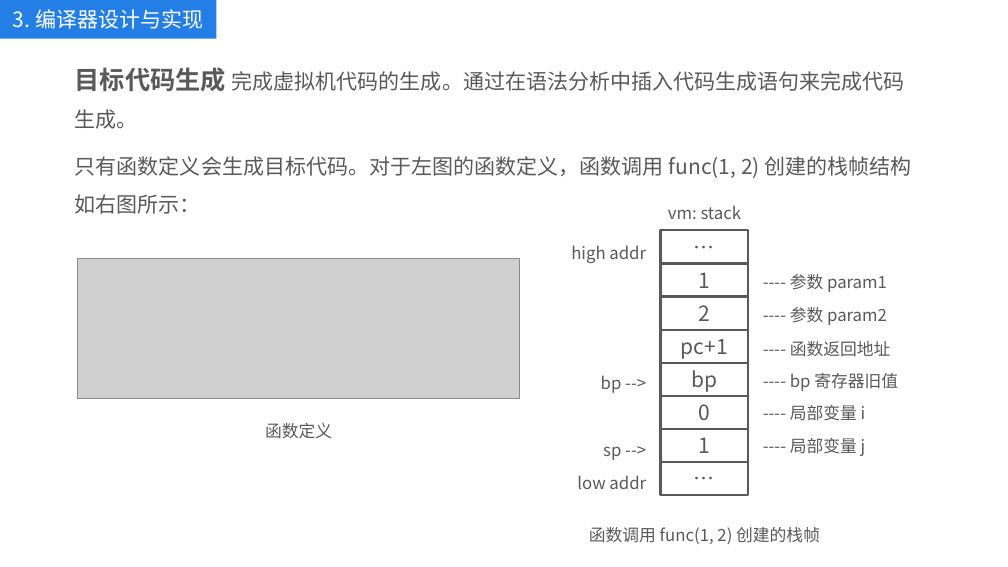
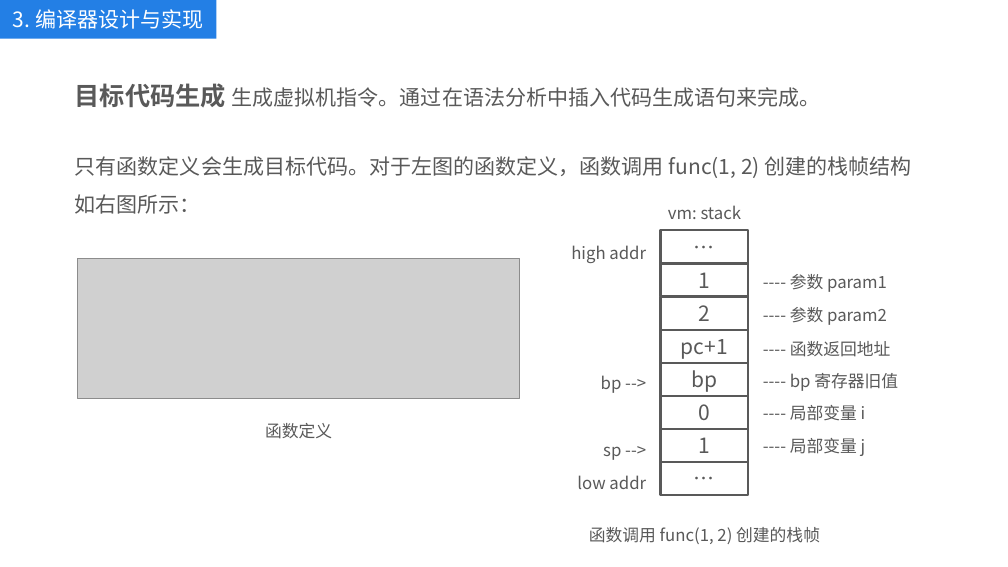
Before and after one commit to kkli28/cc, a slide deck: slide 15 of 论文相关/答辩ppt.pptx (slide 18 before the commit). Drawn at 1008x567 pixels with LibreOffice and Linux fonts; fonts in the diff are those of the drawing; grey boxes stand for pictures. Boxes give left, top, right and bottom in pixels: in the first picture for what was removed or moved away, otherwise in the second. Text is boxed around its words. In the diff, an @@ line names an element or a change of style, - is before the commit and + after.

```diff
--- a/论文相关/答辩ppt.pptx
+++ b/论文相关/答辩ppt.pptx
@@ text at (75,83,821,107): text changed @@
-目标代码生成 完成虚拟机代码的生成。通过在语法分析中插入代码生成语句来完成代码生成。
+目标代码生成 生成虚拟机指令。通过在语法分析中插入代码生成语句来完成。
```
Also in this commit, not shown: 11 other slides changed, 6 slides removed, 7 other files.
